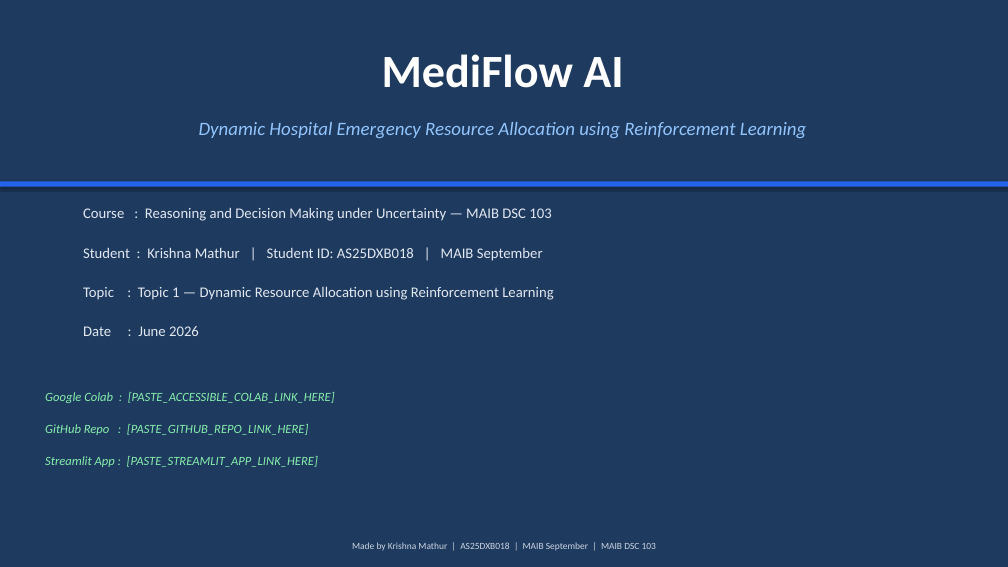
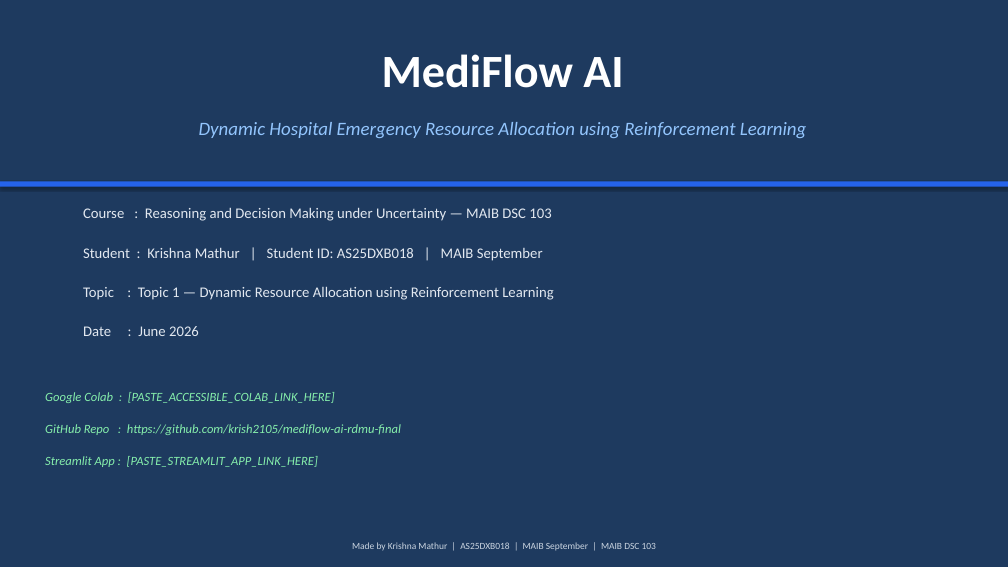
Before and after one commit to krish2105/mediflow-ai-rdmu-final, a slide deck: slide 1 of slides/MediFlowAI_RDMU_Final_Presentation.pptx. Drawn at 1008x567 pixels with LibreOffice and Linux fonts; fonts in the diff are those of the drawing. Boxes give left, top, right and bottom in pixels: in the first picture for what was removed or moved away, otherwise in the second. Text is boxed around its words. In the diff, an @@ line names an element or a change of style, - is before the commit and + after.

Commit message:
Add real GitHub link to app.py, README, create_ppt.py and regenerate PPT

```diff
--- a/slides/MediFlowAI_RDMU_Final_Presentation.pptx
+++ b/slides/MediFlowAI_RDMU_Final_Presentation.pptx
@@ text at <box>45,424,401,435</box>: text changed @@
-GitHub Repo : [PASTE_GITHUB_REPO_LINK_HERE]
+GitHub Repo : https://github.com/krish2105/mediflow-ai-rdmu-final
```
Also in this commit, not shown: 2 other slides changed, 3 other files.
